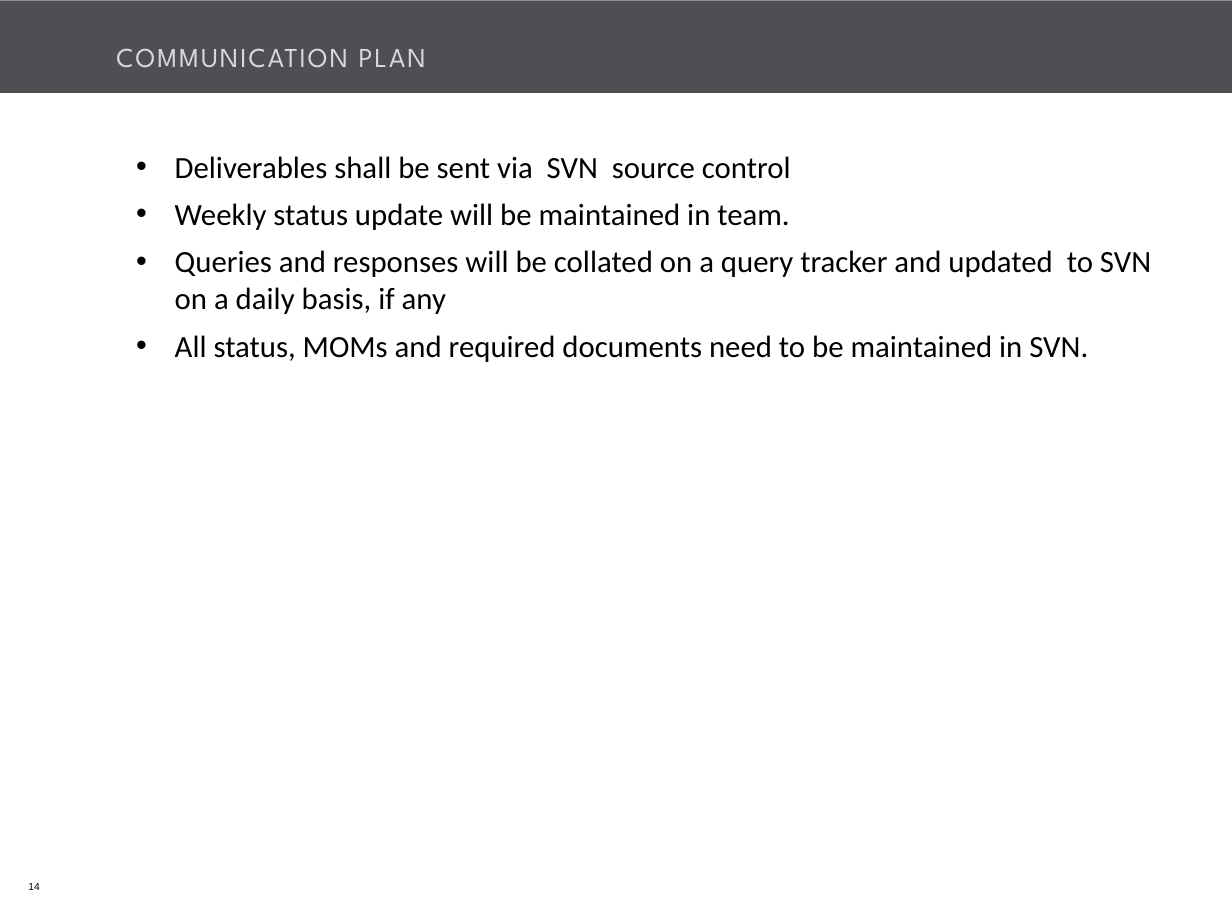
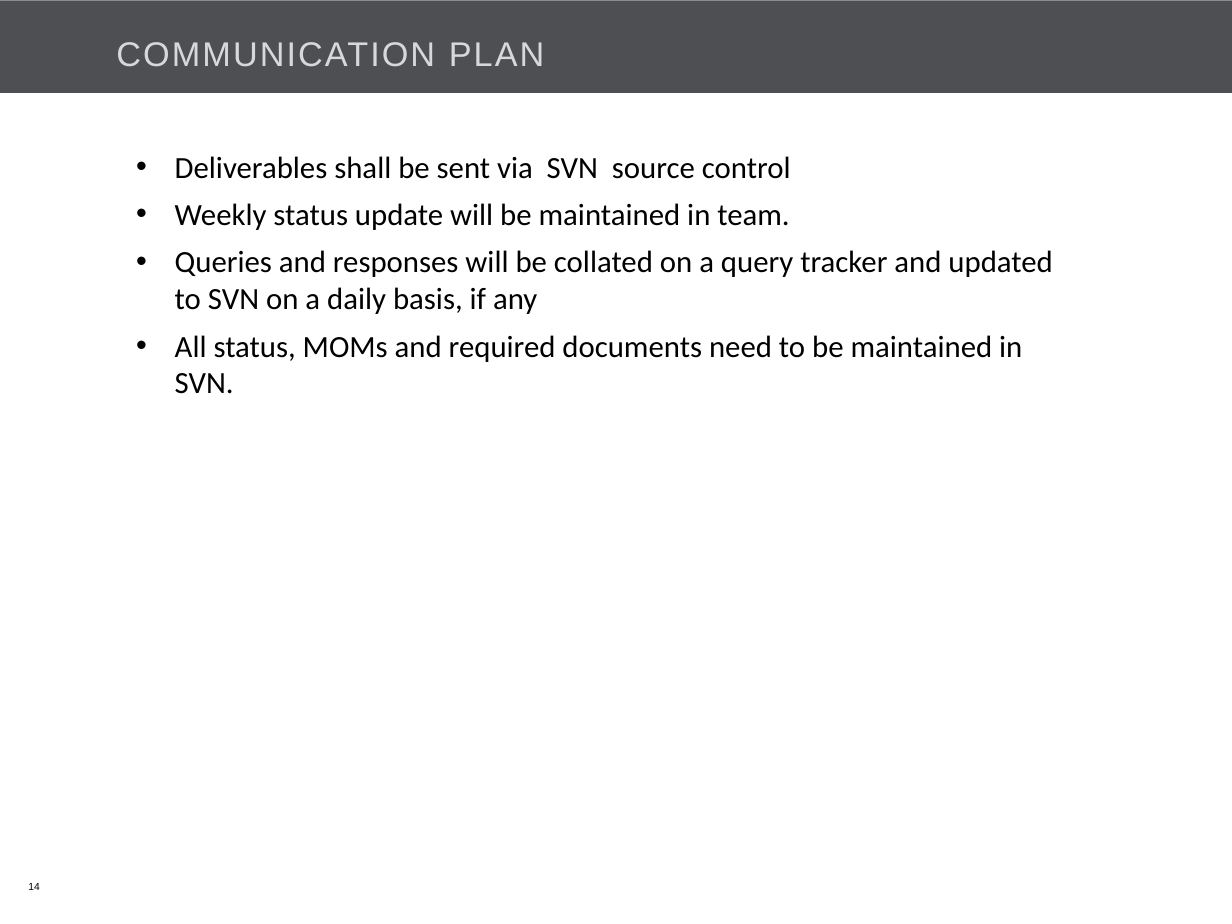
Before and after one commit to Bajarangi/demo, a slide deck: slide 14 of trunk/EasiCab/Documents/EASiCab_POC_kick off.pptx. Drawn at 1232x924 pixels with LibreOffice and Linux fonts; fonts in the diff are those of the drawing; background and template pictures are left out. Boxes give left, top, right and bottom in pixels: in the first picture for what was removed or moved away, otherwise in the second. Text is boxed around its words. In the diff, an @@ line names an element or a change of style, - is before the commit and + after.

```diff
--- a/trunk/EasiCab/Documents/EASiCab_POC_kick off.pptx
+++ b/trunk/EasiCab/Documents/EASiCab_POC_kick off.pptx
@@ title "COMMUNICATION PLAN" at <box>116,42,545,67</box>: size 16 to 20 pt, font League Spartan to Arial @@
@@ text "Deliverables shall be sent via ..." rewrapped from <box>175,156,1151,362</box> to <box>175,156,1052,394</box> @@
```
Also in this commit, not shown: 19 other slides changed, 1 slide added.
